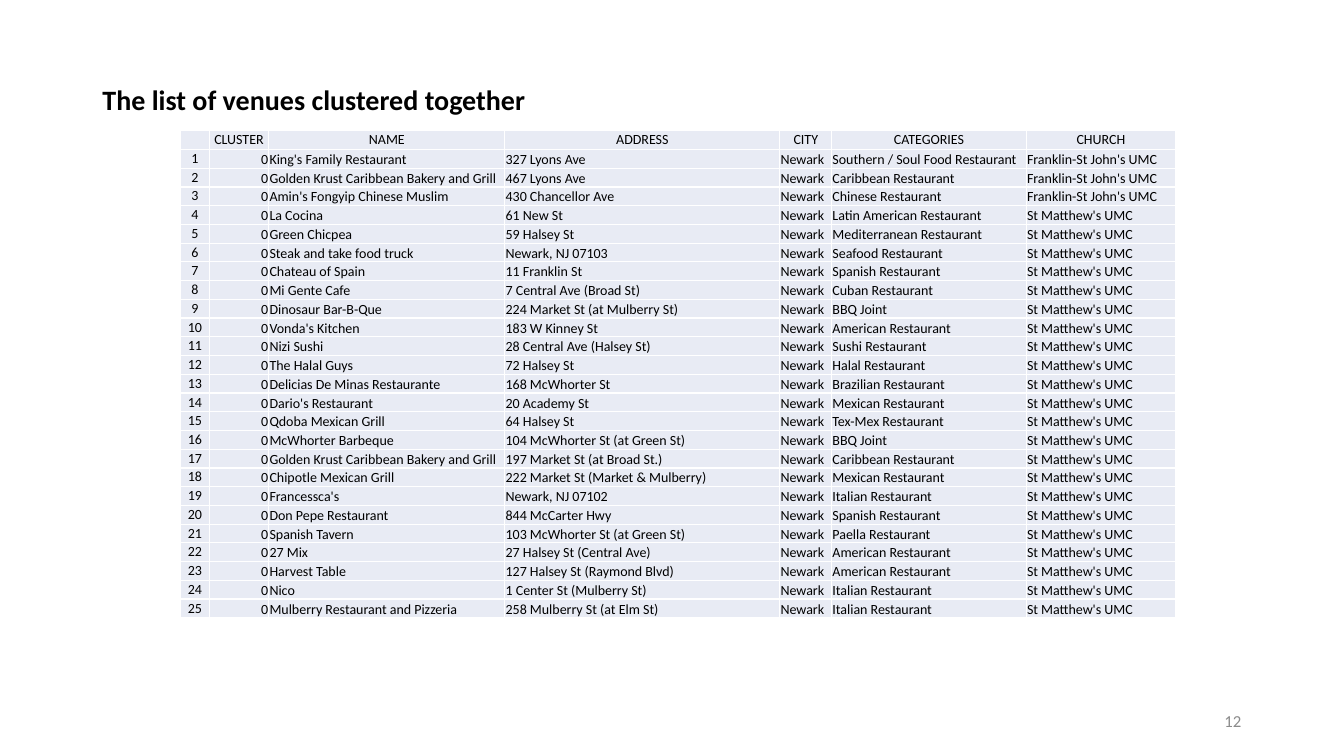
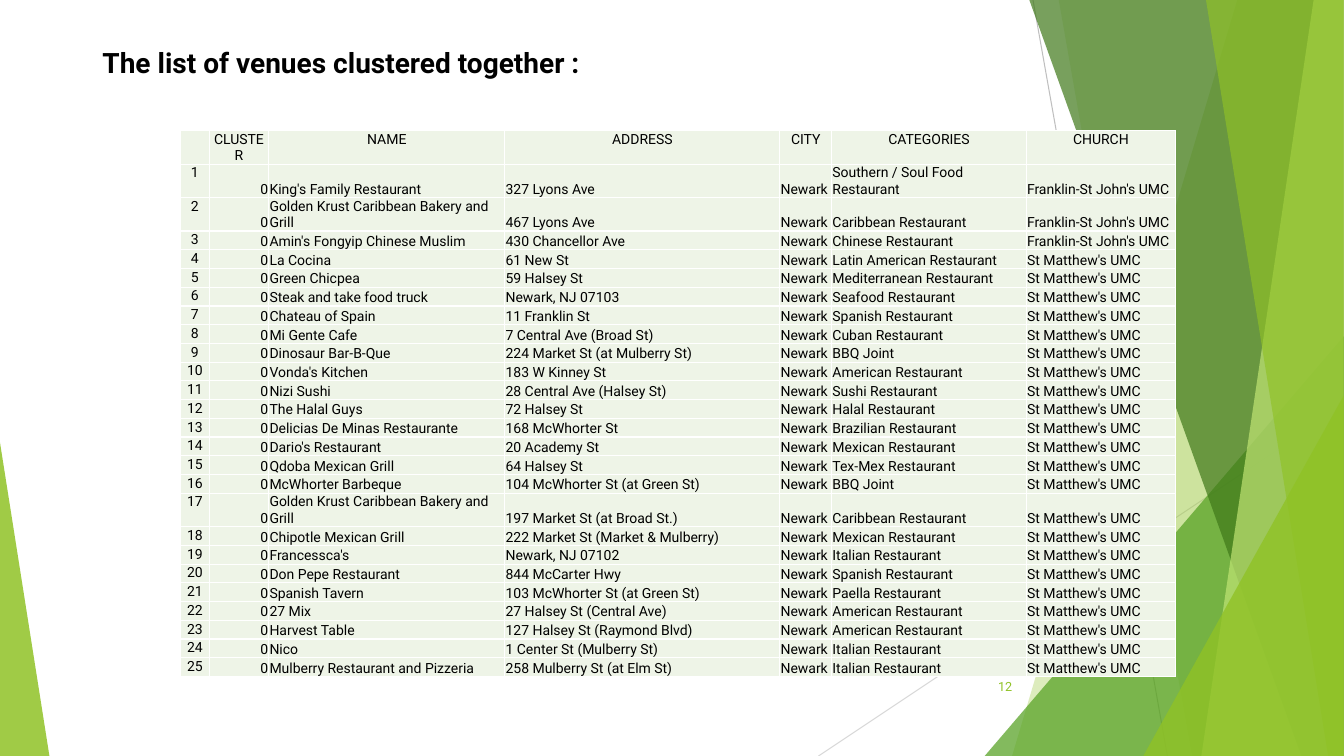
Before and after one commit to ussh0430/Applied-Data-Science-Capstone, a slide deck: slide 12 of Capstone Final Project Presentation.pptx. Drawn at 1344x756 pixels with LibreOffice and Linux fonts; fonts in the diff are those of the drawing. Boxes give left, top, right and bottom in pixels: in the first picture for what was removed or moved away, otherwise in the second. Text is boxed around its words. In the diff, an @@ line names an element or a change of style, - is before the commit and + after.

```diff
--- a/Capstone Final Project Presentation.pptx
+++ b/Capstone Final Project Presentation.pptx
@@ title "The list of venues clustered ..." at [102, 51, 565, 79]: vertical alignment middle to top @@
@@ title at [102, 51, 565, 79]: text changed; font Calibri to Roboto @@
-The list of venues clustered together
+The list of venues clustered together :
@@ table at [180, 131, 1175, 680] @@
@@ fill #E9EBF5 to #EEF4E8 in 182 cells @@
@@ font Calibri to Roboto @@
@@ group added at [0, 0, 1344, 756]: 5 freeform shapes, 3 triangles, 2 lines @@
@@ page number: place and size @@
-page number at [1224, 716, 1241, 727]
+page number at [998, 682, 1012, 691]
@@ page number at [998, 682, 1012, 691]: size 12 to 9 pt, font Calibri to Roboto, text colour #8C8C8C to #90C226 @@
```
Also in this commit, not shown: 15 other slides changed, 1 other file.
